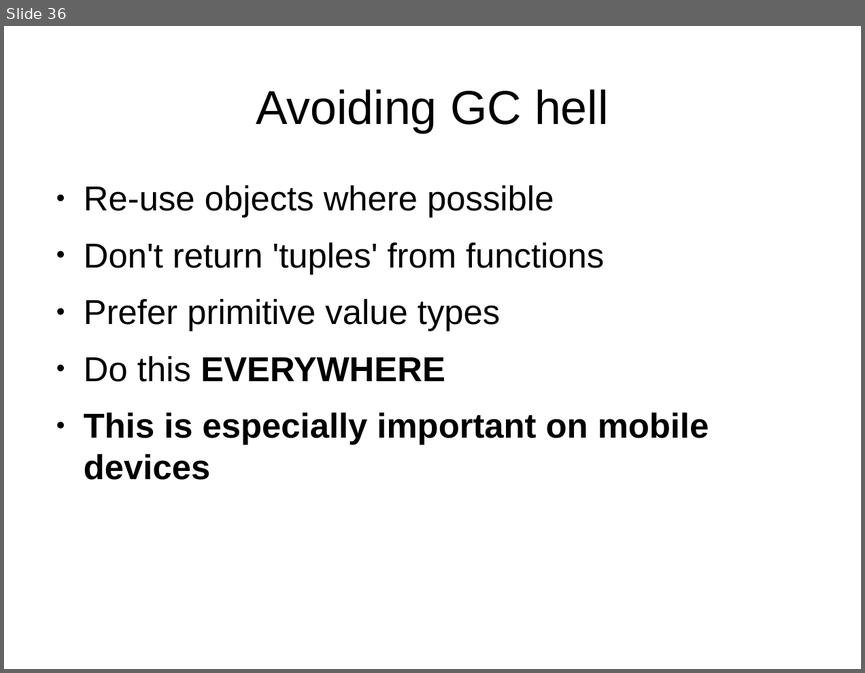
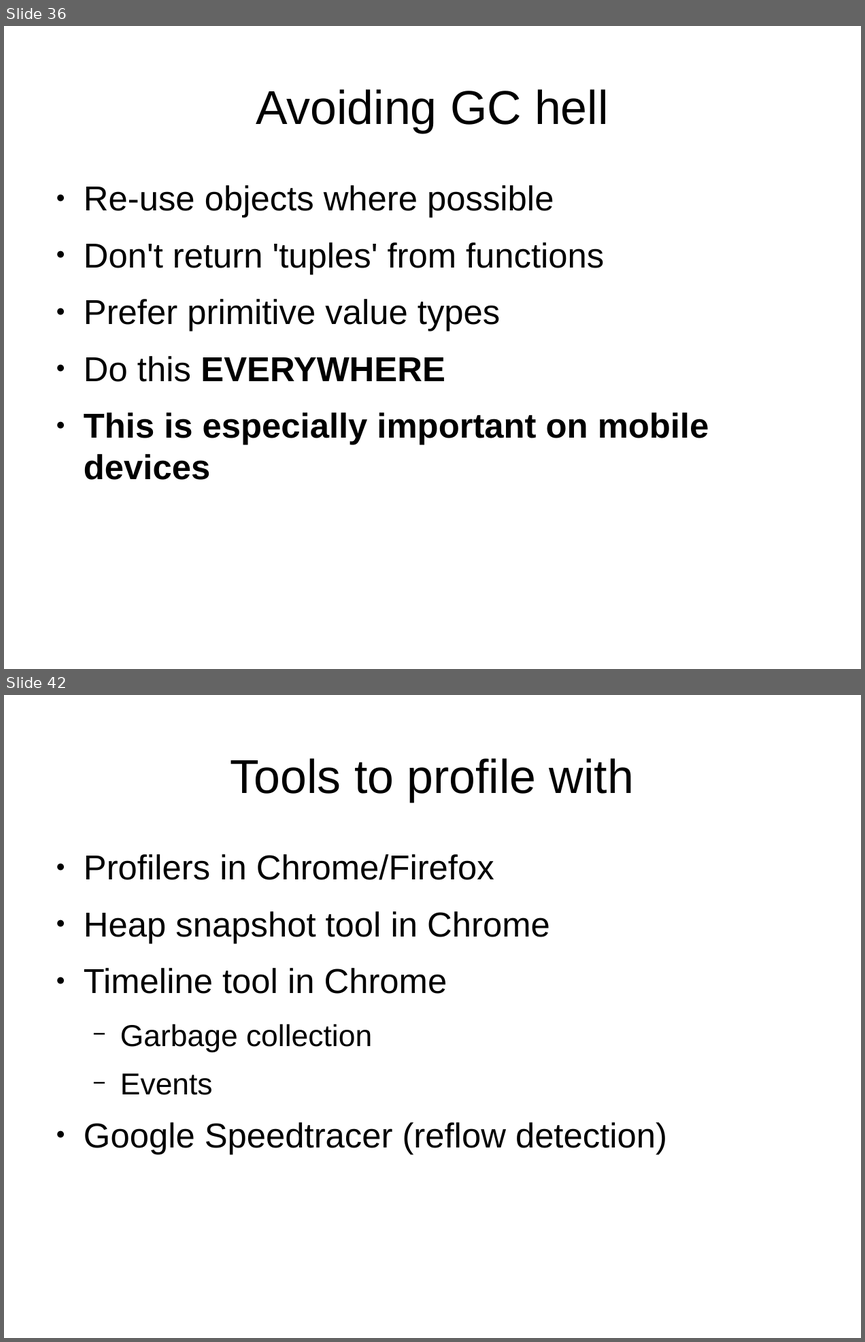
Before and after one commit to robashton/wabs, a slide deck: presentation.odp. Shown one above the other, each under a label of ours: slide 36 before the commit, slides 36 and 42 after it; the slides between them are not shown. The pictures are 865x673 and 865x1342 pixels, drawn with LibreOffice and Linux fonts; fonts in the diff are those of the drawing. Boxes give left, top, right and bottom in pixels: in the first picture for what was removed or moved away, otherwise in the second. Text is boxed around its words. In the diff, an @@ line names an element or a change of style, - is before the commit and + after.

```diff
--- a/presentation.odp
+++ b/presentation.odp
@@ slide 42 added at (4, 695, 861, 1338), background #FFFFFF @@
@@ title added at (230, 758, 634, 802), 44 pt, text #000000 @@
+Tools to profile with
@@ text added at (84, 854, 667, 1154), 32 pt, text #000000 @@
+● Profilers in Chrome/Firefox
+● Heap snapshot tool in Chrome
+● Timeline tool in Chrome
+  − Garbage collection
+  − Events
+● Google Speedtracer (reflow detection)
```
Also in this commit, not shown: 1 slide changed, 8 other slides added, 6 other files.
